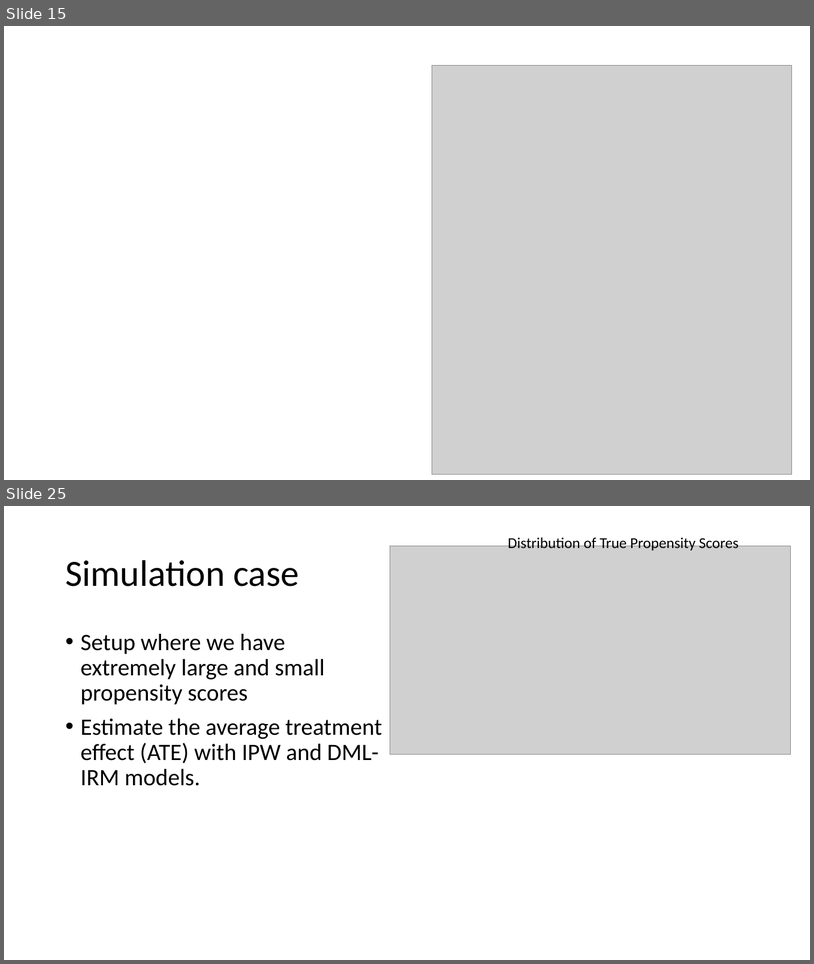
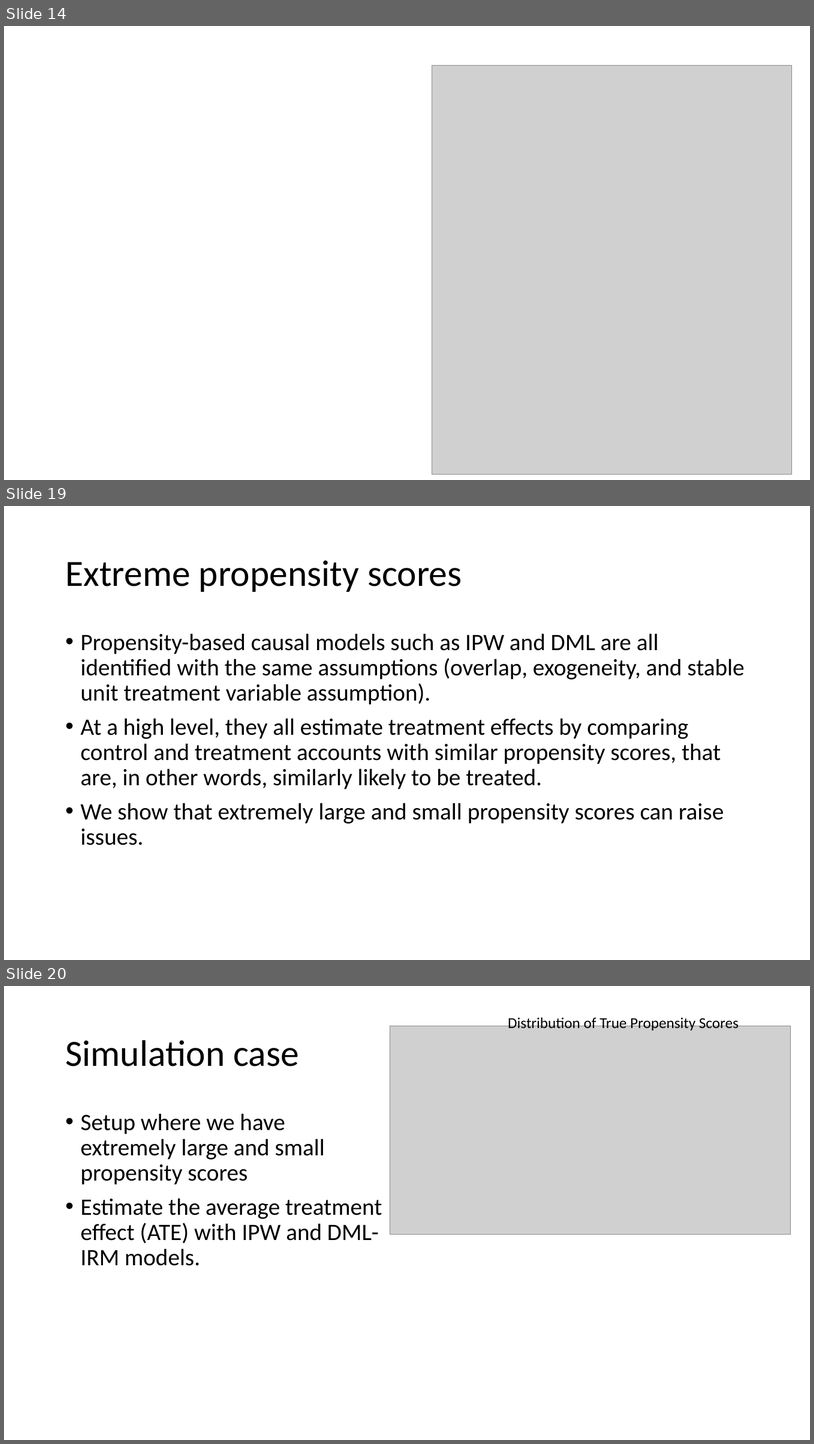
Before and after one commit to shoepaladin/causalinference_crashcourse, a slide deck: Powerpoints/4 Best Practices (WIP).pptx. Shown one above the other, each under a label of ours: slides 15 and 25 before the commit, slides 14, 19 and 20 after it; the slides between them are not shown. The pictures are 814x964 and 814x1444 pixels, drawn with LibreOffice and Linux fonts; fonts in the diff are those of the drawing; grey boxes stand for pictures. Boxes give left, top, right and bottom in pixels: in the first picture for what was removed or moved away, otherwise in the second. Text is boxed around its words. In the diff, an @@ line names an element or a change of style, - is before the commit and + after.

```diff
--- a/Powerpoints/4 Best Practices (WIP).pptx
+++ b/Powerpoints/4 Best Practices (WIP).pptx
@@ slide 19 added at bbox=[4, 506, 810, 960], background #FFFFFF @@
@@ title added at bbox=[65, 560, 462, 592], 44 pt, text #000000 @@
+Extreme propensity scores
@@ text added at bbox=[81, 633, 744, 845], 28 pt, text #000000 @@
+• Propensity-based causal models such as IPW and DML are all identified with the same assumptions (overlap, exogeneity, and stable unit treatment variable assumption).
+• At a high level, they all estimate treatment effects by comparing control and treatment accounts with similar propensity scores, that are, in other words, similarly likely to be treated.
+• We show that extremely large and small propensity scores can raise issues.
@@ what was slide 15 is now slide 14 @@
@@ what was slide 25 is now slide 20 @@
```
Also in this commit, not shown: 2 slides changed, 7 other slides added, 4 slides removed, 6 other files.
